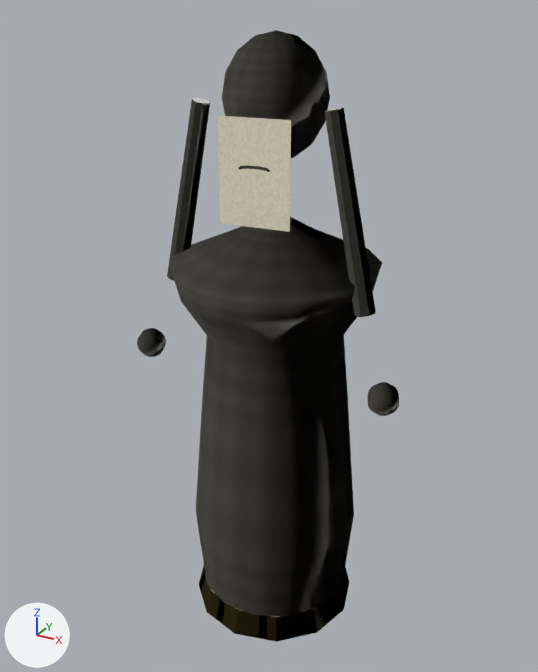
One commit to the Blender file blender_src/props/paper_figure.blend: the scene before it, then after it.
Before and after are seen from a 50 mm lens placed at (0.956, -1.774, 1.812), pointed at (-0.024, 0.007, 0.921). Every picture has the same lights, and +X, +Y and +Z are marked at lower left. The first picture is the older version. Objects named as collision shapes, trigger or cutter boxes, shadow casters or lower levels of detail are left out.

Objects in the first picture: 'Arm-1', 'Arm1', 'Base', 'Body', 'Face', 'Hand-1', 'Hand1', 'Head'.
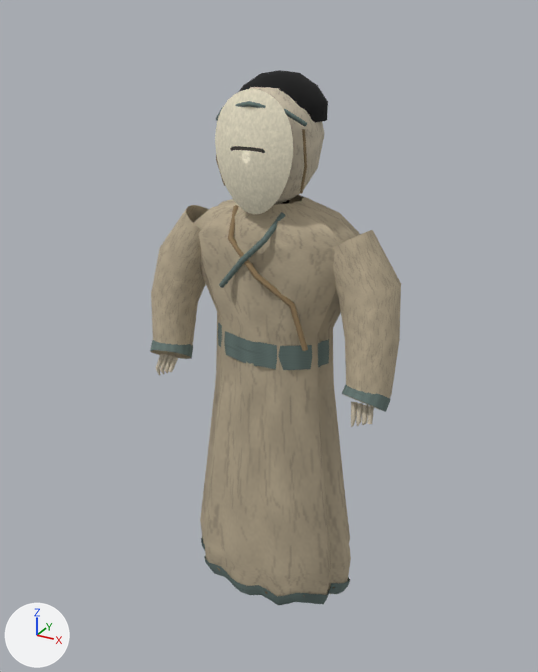
Boxes (x1, y1, x2, y2) around the edits, measured in the pictures (538 x 672 px):
'Body', reshaped, recoloured (21% narrower): before (170, 217, 382, 616); after (193, 195, 360, 597)
'Art_Parchment', added (brown): after (151, 205, 401, 411)
'Head', reshaped, moved, rescaled, recoloured: before (222, 30, 330, 158); after (250, 87, 325, 204)
'Face', reshaped, moved, rescaled (8% taller): before (217, 116, 291, 232); after (215, 89, 293, 214)
'Art_FadedIndigo', added: after (150, 212, 391, 605)
'Arm1', deleted: before (324, 108, 376, 317)
'Base', deleted: before (199, 566, 349, 642)
'Arm-1', deleted: before (167, 98, 210, 281)
'Art_M_Black_Head', added: after (240, 70, 328, 123)
'Art_FadedThread', added: after (217, 205, 335, 597)
'Hand1', deleted: before (367, 382, 399, 416)
'Art_PaperFolds', added: after (156, 353, 374, 427)
'Hand-1', deleted: before (137, 328, 166, 357)
'Art_FadedIndigo_Head', added: after (215, 101, 307, 126)
'Art_UnbleachedPaper_Head', added: after (216, 129, 307, 194)
part 1 of me_body, rebuilt (21% narrower): before (170, 218, 382, 616); after (193, 195, 360, 597)
part 3 of me_face, added: after (215, 89, 293, 214)
part 4 of me_face, deleted: before (217, 116, 291, 232)

Patch to the scene script:
```diff
--- a/blender_src/props/paper_figure.blend.py
+++ b/blender_src/props/paper_figure.blend.py
@@ mat_paperfolds @@
+mat_paperfolds = bpy.data.materials.new('PaperFolds')
+# colours: beige #e2d6bd
+# uses the picture img_woven_paper
@@ mat_parchment @@
+mat_parchment = bpy.data.materials.new('Parchment')
+# colours: beige #cebfa2
+# uses the picture img_woven_paper
@@ mat_fadedindigo @@
+mat_fadedindigo = bpy.data.materials.new('FadedIndigo')
+# colours: greyish cyan #799095
+# uses the picture img_t_cloth_white
@@ mat_unbleachedpaper @@
+mat_unbleachedpaper = bpy.data.materials.new('UnbleachedPaper')
+# colours: brown #a28b65
+# uses the picture img_woven_paper
@@ me_body @@
 # used by ob_body; parent = ob_paper_figure; location = (0.0, 0.0, 0.0)
-me_body.from_pydata(...)  # 148 vertices, 220 faces; spans x -0.3..0.3, y -0.292..0.292, z 0.08..1.28
-me_body.materials.append(mat_m_clothwhite)  # picture img_t_cloth_white
+me_body.from_pydata(...)  # 490 vertices, 864 faces; spans x -0.271..0.275, y -0.185..0.19, z 0.075..1.34
+# me_body part 1: the loose piece of 120 vertices spanning x -0.3..0.3, y -0.292..0.292, z 0.08..1.28 is rebuilt with 490 vertices and now spans x -0.271..0.275, y -0.185..0.19, z 0.075..1.34, in mat_parchment
+# other edits to the shape of me_body do not show in these pictures
+me_body.materials.append(mat_parchment)
@@ me_head @@
 # used by ob_head; parent = ob_paper_figure; location = (0.0, 0.0, 1.44); rotation_euler = (0.0, 0.0, 0.0761), in degrees (0, 0, 4.4); scale = (1.0, 1.0, 1.15)
-me_head.from_pydata(...)  # 135 vertices, 224 faces; spans x -0.14..0.14, y -0.136..0.136, z 0.0..0.28
-me_head.materials.append(mat_m_clothwhite)  # picture img_t_cloth_white
+me_head.from_pydata(...)  # 315 vertices, 528 faces; spans x -0.127..0.127, y -0.138..0.138, z -0.148..0.161
+# me_head part 2: 135 vertices removed from x -0.14..0.14, y -0.136..0.136, z 0.0..0.28; 315 vertices added at x -0.127..0.127, y -0.138..0.138, z -0.148..0.161
+me_head.materials.append(mat_paperfolds)
@@ me_face @@
 # used by ob_face; parent = ob_head; location = (0.0, -0.135, -0.01)
-me_face.from_pydata(...)  # 4 vertices, 2 faces; spans x -0.1..0.1, y 0.0, z -0.12..0.12
+me_face.from_pydata(...)  # 328 vertices, 560 faces; spans x -0.107..0.107, y -0.179..-0.137, z -0.154..0.154
+# me_face part 3: 328 vertices added at x -0.107..0.107, y -0.179..-0.137, z -0.154..0.154
+# me_face part 4: 4 vertices removed from x -0.1..0.1, y 0.0, z -0.12..0.12
 me_face.materials.append(mat_m_facenoeye)
@@ ob_base @@
-ob_base = bpy.data.objects.new('Base', me_base)
@@ ob_arm_1 @@
-ob_arm_1 = bpy.data.objects.new('Arm-1', me_arm_1)
@@ ob_hand_1 @@
-ob_hand_1 = bpy.data.objects.new('Hand-1', me_hand_1)
@@ ob_arm1 @@
-ob_arm1 = bpy.data.objects.new('Arm1', me_arm1)
@@ ob_hand1 @@
-ob_hand1 = bpy.data.objects.new('Hand1', me_hand1)
@@ ob_head @@
 ob_head.parent = ob_paper_figure
-ob_head.location = (0.0, 0.0, 1.44)
+ob_head.location = (0.0, 0.0, 1.48)
 ob_head.rotation_euler = (0.0, 0.0, 0.0761)  # degrees (0, 0, 4.4)
-ob_head.scale = (1.0, 1.0, 1.15)
@@ ob_face @@
 ob_face.parent = ob_head
-ob_face.location = (0.0, -0.135, -0.01)
+ob_face.location = (0.0, 0.0, 0.0)
@@ ob_art_paperfolds @@
+ob_art_paperfolds = bpy.data.objects.new('Art_PaperFolds', me_art_paperfolds)  # 168 vertices, 192 faces; spans x -0.359..0.359, y -0.121..-0.086, z 0.764..0.835
+ob_art_paperfolds.parent = ob_paper_figure
+ob_art_paperfolds.location = (0.0, 0.0, 0.0)
@@ ob_art_parchment @@
+ob_art_parchment = bpy.data.objects.new('Art_Parchment', me_art_parchment)  # 200 vertices, 304 faces; spans x -0.391..0.392, y -0.137..0.069, z 0.795..1.287
+ob_art_parchment.parent = ob_paper_figure
+ob_art_parchment.location = (0.0, 0.0, 0.0)
@@ ob_art_fadedthread @@
+ob_art_fadedthread = bpy.data.objects.new('Art_FadedThread', me_art_fadedthread)  # 361 vertices, 328 faces; spans x -0.33..0.33, y -0.178..0.178, z 0.115..1.327; in mat_fadedthread (brown #937c59)
+ob_art_fadedthread.parent = ob_paper_figure
+ob_art_fadedthread.location = (0.0, 0.0, 0.0)
@@ ob_art_fadedindigo @@
+ob_art_fadedindigo = bpy.data.objects.new('Art_FadedIndigo', me_art_fadedindigo)  # 410 vertices, 508 faces; spans x -0.388..0.388, y -0.184..0.189, z 0.078..1.327
+ob_art_fadedindigo.parent = ob_paper_figure
+ob_art_fadedindigo.location = (0.0, 0.0, 0.0)
@@ ob_art_fadedindigo_head @@
+ob_art_fadedindigo_head = bpy.data.objects.new('Art_FadedIndigo_Head', me_art_fadedindigo_head)  # 45 vertices, 64 faces; spans x -0.127..0.127, y -0.164..-0.088, z 0.067..0.128
+ob_art_fadedindigo_head.parent = ob_head
+ob_art_fadedindigo_head.location = (0.0, 0.0, 0.0)
@@ ob_art_m_black_head @@
+ob_art_m_black_head = bpy.data.objects.new('Art_M_Black_Head', me_art_m_black_head)  # 245 vertices, 384 faces; spans x -0.127..0.13, y -0.097..0.153, z 0.067..0.185; in mat_m_black (picture img_t_black)
+ob_art_m_black_head.parent = ob_head
+ob_art_m_black_head.location = (0.0, 0.0, 0.0)
@@ ob_art_unbleachedpaper_head @@
+ob_art_unbleachedpaper_head = bpy.data.objects.new('Art_UnbleachedPaper_Head', me_art_unbleachedpaper_head)  # 42 vertices, 48 faces; spans x -0.129..0.129, y -0.099..-0.082, z -0.1..0.06
+ob_art_unbleachedpaper_head.parent = ob_head
+ob_art_unbleachedpaper_head.location = (0.0, 0.0, 0.0)
```
